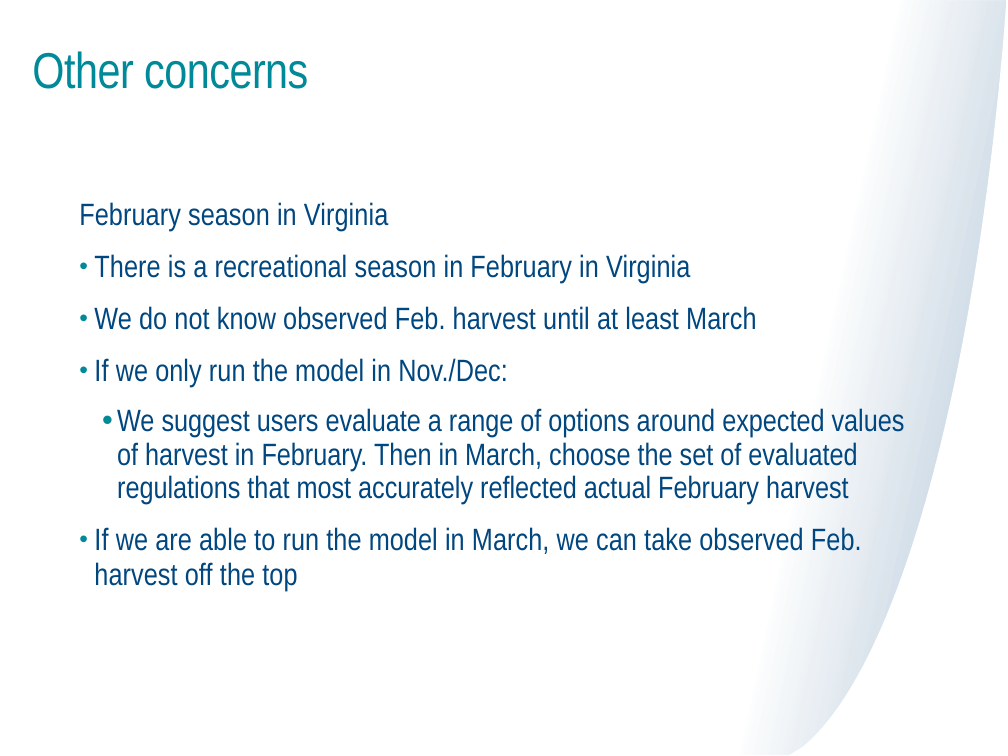
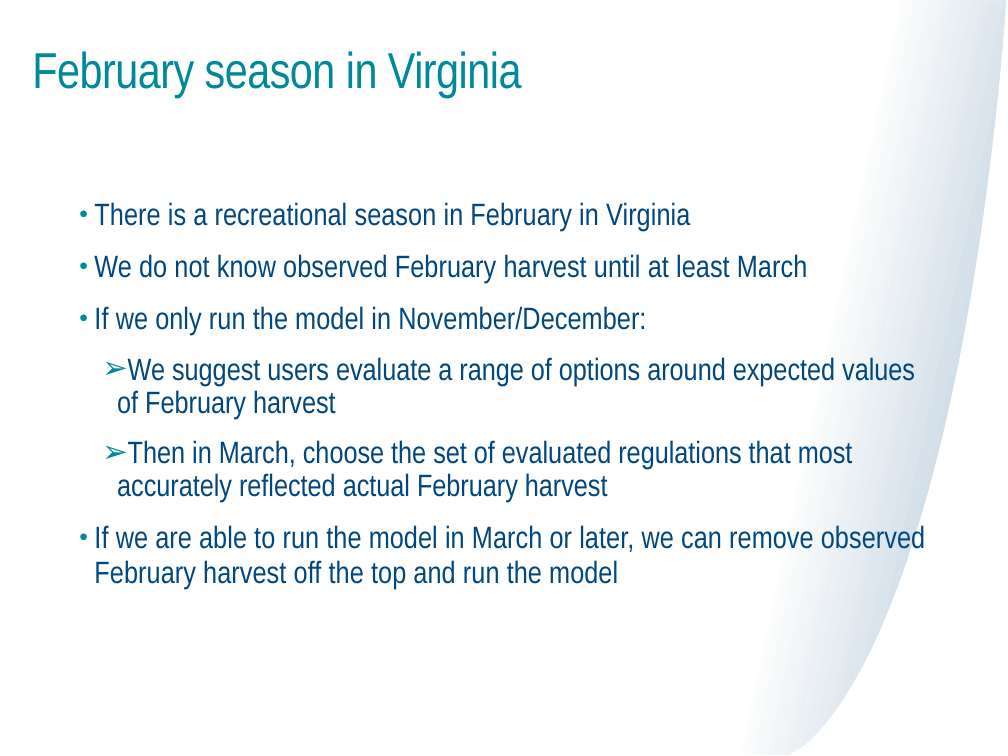
Before and after one commit to mle2718/flukeRDM, a slide deck: slide 32 of docs/TC meeting 6-20-25 Lou.pptx (slide 21 before the commit). Drawn at 1008x756 pixels with LibreOffice and Linux fonts; fonts in the diff are those of the drawing. Boxes give left, top, right and bottom in pixels: in the first picture for what was removed or moved away, otherwise in the second. Text is boxed around its words. In the diff, an @@ line names an element or a change of style, - is before the commit and + after.

```diff
--- a/docs/TC meeting 6-20-25 Lou.pptx
+++ b/docs/TC meeting 6-20-25 Lou.pptx
@@ title at (32, 51, 522, 98): text changed @@
-Other concerns
+February season in Virginia
@@ text at (79, 202, 388, 231): paragraph removed @@
-February season in Virginia
@@ text at (94, 254, 925, 589): text changed @@
-• We do not know observed Feb. harvest until at least March
-• If we only run the model in Nov./Dec:
-  • We suggest users evaluate a range of options around expected values of harvest in February. Then in March, choose the set of evaluated regulations that most accurately reflected actual February harvest
-• If we are able to run the model in March, we can take observed Feb. harvest off the top
+• We do not know observed February harvest until at least March
+• If we only run the model in November/December:
+  ➢ We suggest users evaluate a range of options around expected values of February harvest
+  ➢ Then in March, choose the set of evaluated regulations that most accurately reflected actual February harvest
+• If we are able to run the model in March or later, we can remove observed February harvest off the top and run the model
```
Also in this commit, not shown: 17 other slides changed, 14 slides added, 2 slides removed, 8 other files.
